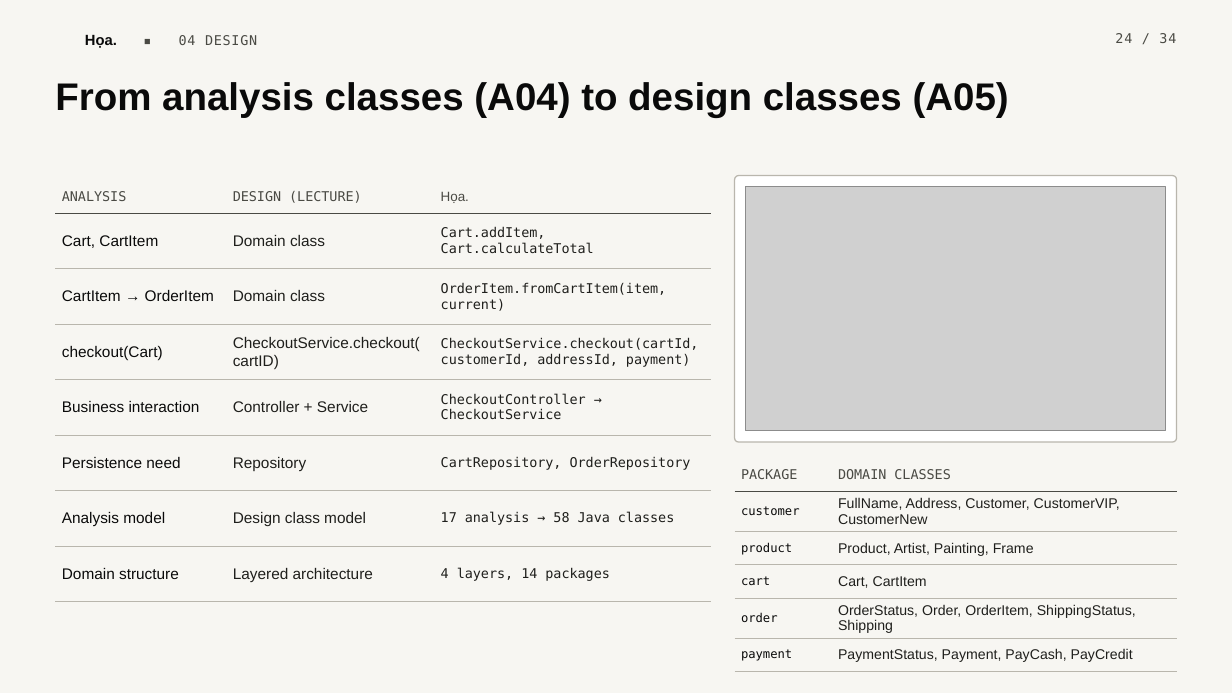
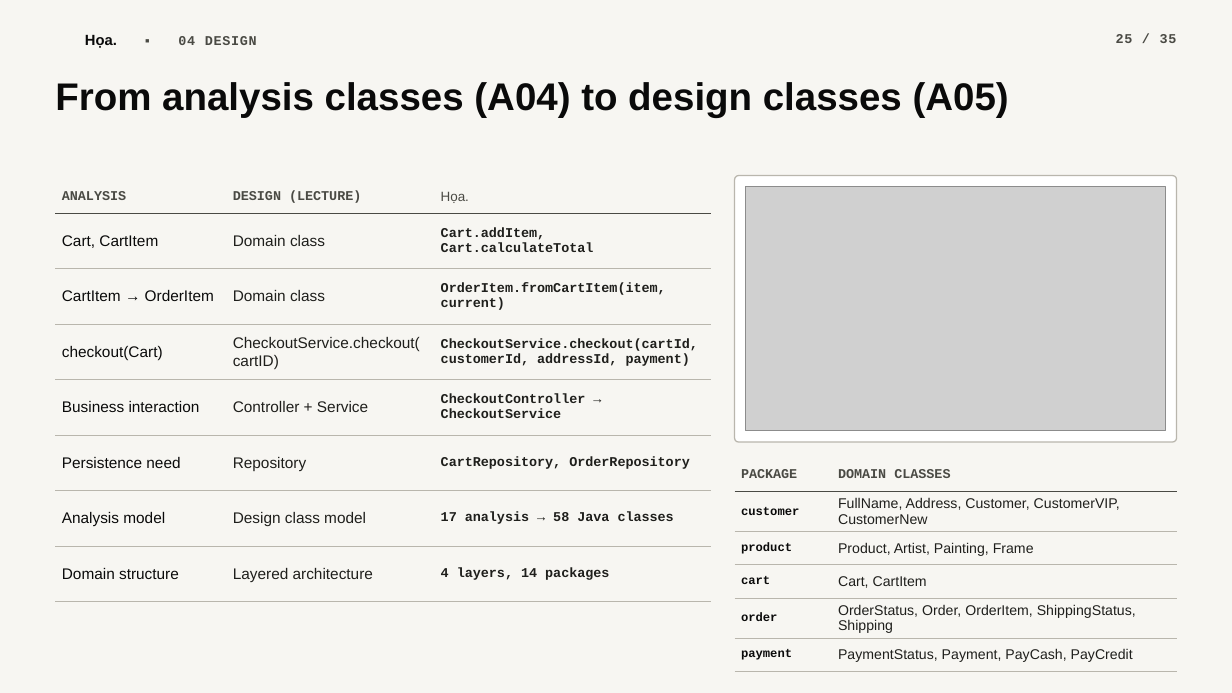
Before and after one commit to scalliontor/Hoa, a slide deck: slide 25 of slides/thuyettrinh_Hoa.pptx (slide 24 before the commit). Drawn at 1232x693 pixels with LibreOffice and Linux fonts; fonts in the diff are those of the drawing; grey boxes stand for pictures; background and template pictures are left out. Boxes give left, top, right and bottom in pixels: in the first picture for what was removed or moved away, otherwise in the second. Text is boxed around its words. In the diff, an @@ line names an element or a change of style, - is before the commit and + after.

```diff
--- a/slides/thuyettrinh_Hoa.pptx
+++ b/slides/thuyettrinh_Hoa.pptx
@@ text "Họa. ▪ 04 DESIGN" at [85, 35, 257, 48]: font DejaVu Sans Mono to Courier New, bold on in "▪ 04 DESIGN" @@
@@ text at [1116, 34, 1177, 43]: text changed; font DejaVu Sans Mono to Courier New; bold on @@
-24 / 34
+25 / 35
@@ table at [55, 180, 712, 602] @@
@@ font DejaVu Sans Mono to Courier New, bold on in "ANALYSIS", "DESIGN (LECTURE)", "Cart.addItem, Cart.calculateTotal", "OrderItem.fromCartItem(item, current)" and 5 more places @@
@@ table at [735, 458, 1177, 666] @@
@@ font DejaVu Sans Mono to Courier New, bold on in "PACKAGE", "DOMAIN CLASSES", "customer", "product" and 3 more places @@
```
Also in this commit, not shown: 33 other slides changed, 1 slide added, 9 other files.
